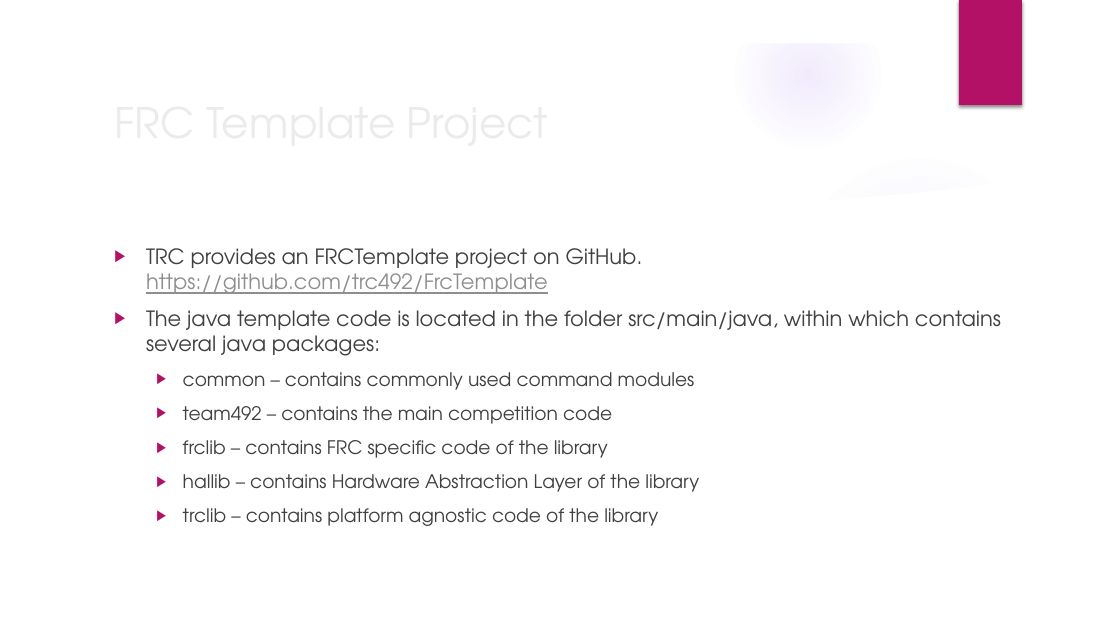
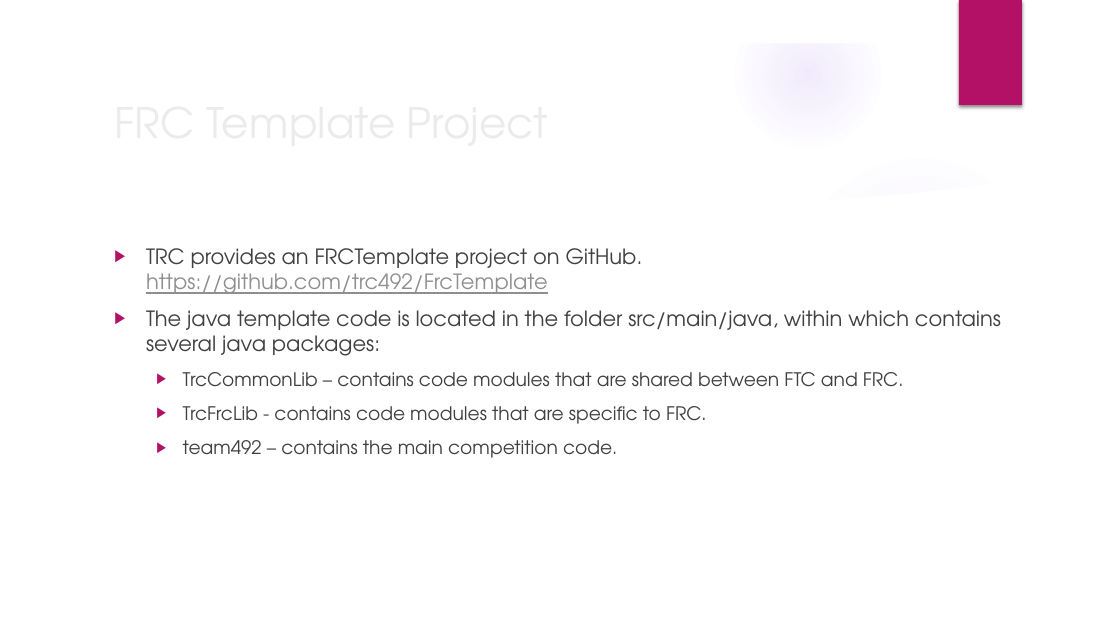
Before and after one commit to trc492/FrcProgrammingClass, a slide deck: slide 6 of Lesson1/AdvancedRoboticsLesson1.pptx. Drawn at 1120x630 pixels with LibreOffice and Linux fonts; fonts in the diff are those of the drawing; background and template pictures are left out. Boxes give left, top, right and bottom in pixels: in the first picture for what was removed or moved away, otherwise in the second. Text is boxed around its words. In the diff, an @@ line names an element or a change of style, - is before the commit and + after.

```diff
--- a/Lesson1/AdvancedRoboticsLesson1.pptx
+++ b/Lesson1/AdvancedRoboticsLesson1.pptx
@@ text at bbox=[183, 372, 904, 458]: text changed @@
-  ▶ common – contains commonly used command modules
-  ▶ team492 – contains the main competition code
-  ▶ frclib – contains FRC specific code of the library
-  ▶ hallib – contains Hardware Abstraction Layer of the library
-  ▶ trclib – contains platform agnostic code of the library
+  ▶ TrcCommonLib – contains code modules that are shared between FTC and FRC.
+  ▶ TrcFrcLib - contains code modules that are specific to FRC.
+  ▶ team492 – contains the main competition code.
```
Also in this commit, not shown: 5 other slides changed, 6 other files.
